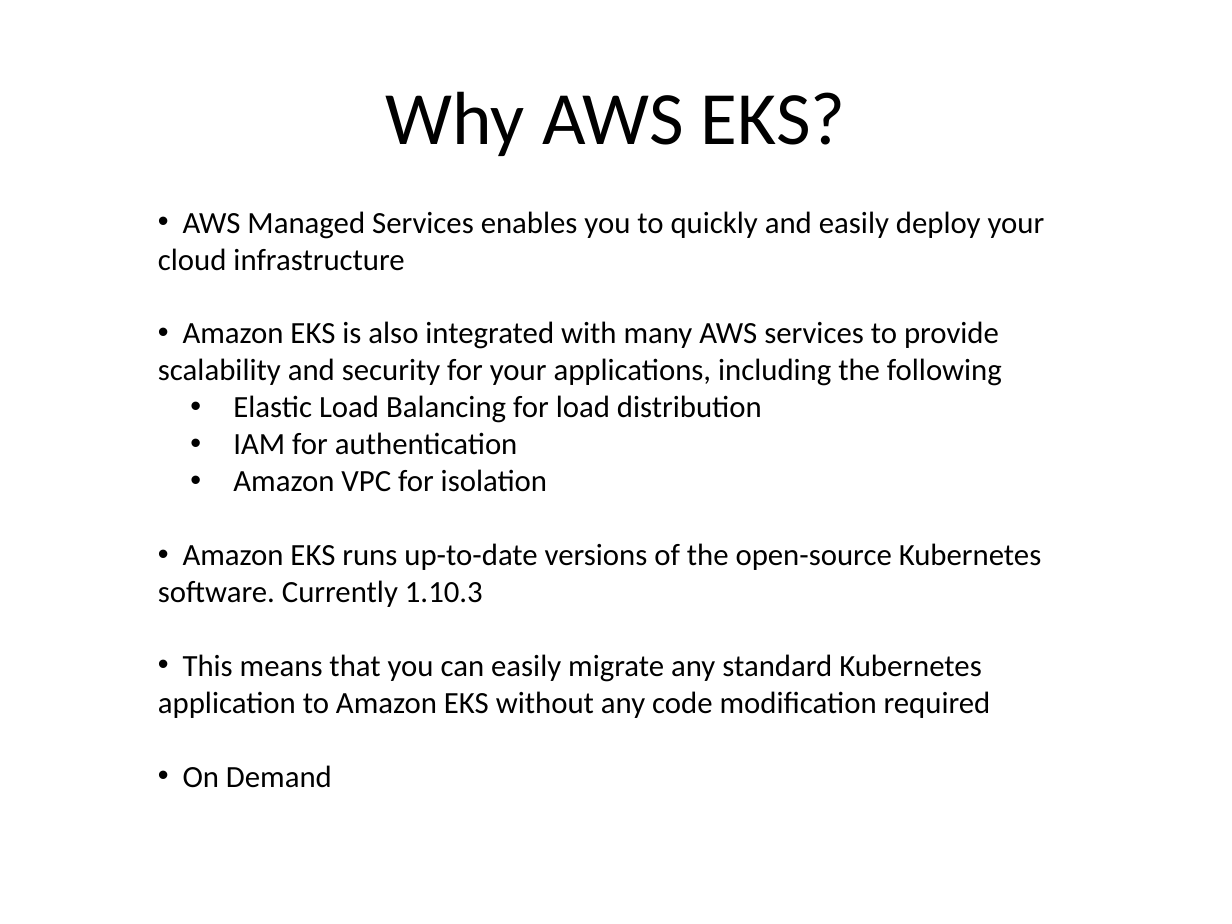
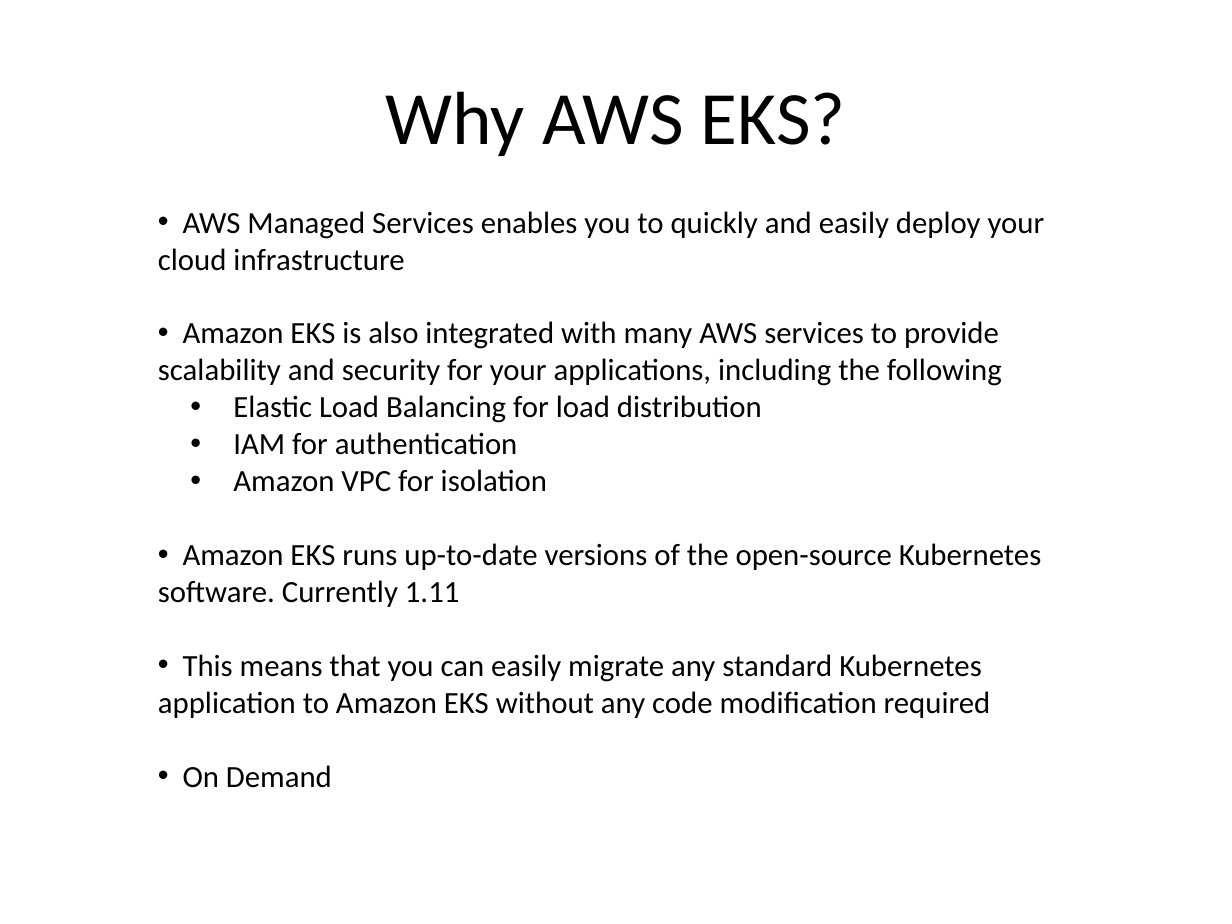
Before and after one commit to kskalvar/aws-eks-cluster-quickstart, a slide deck: slide 3 of slides/AWS-EKS-Cluster-Quickstart.pptx. Drawn at 1232x924 pixels with LibreOffice and Linux fonts; fonts in the diff are those of the drawing; background and template pictures are left out. Boxes give left, top, right and bottom in pixels: in the first picture for what was removed or moved away, otherwise in the second. Text is boxed around its words. In the diff, an @@ line names an element or a change of style, - is before the commit and + after.

```diff
--- a/slides/AWS-EKS-Cluster-Quickstart.pptx
+++ b/slides/AWS-EKS-Cluster-Quickstart.pptx
@@ text at [158, 543, 1042, 607]: text changed @@
-• Amazon EKS runs up-to-date versions of the open-source Kubernetes software. Currently 1.10.3
+• Amazon EKS runs up-to-date versions of the open-source Kubernetes software. Currently 1.11
```
Also in this commit, not shown: 3 other slides changed.
